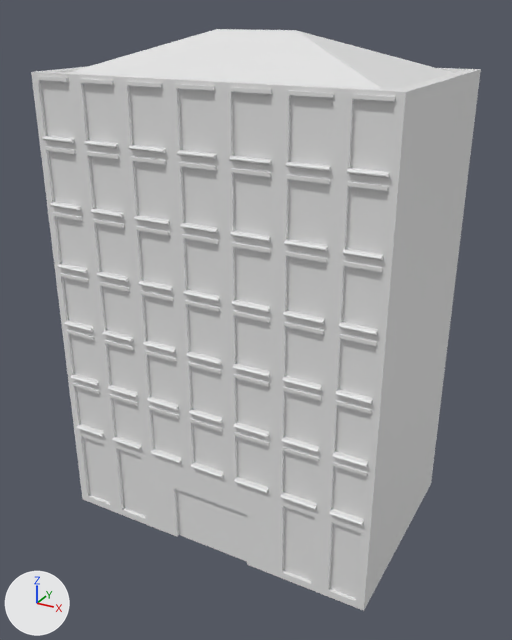
Two versions of the FBX model GGJ2019/Assets/Models/ShortPyramid.FBX, one commit apart.
One viewpoint serves both versions: a 50 mm camera at (0.44, -2.67, 2.31) aimed at (-0.99, -0.06, 1.0). Every picture has the same lights, and +X, +Y and +Z are marked at lower left. Where no turn or scale is listed for an object, it has been applied to the vertices.

Objects in the first picture: 'ShortPyramid'.
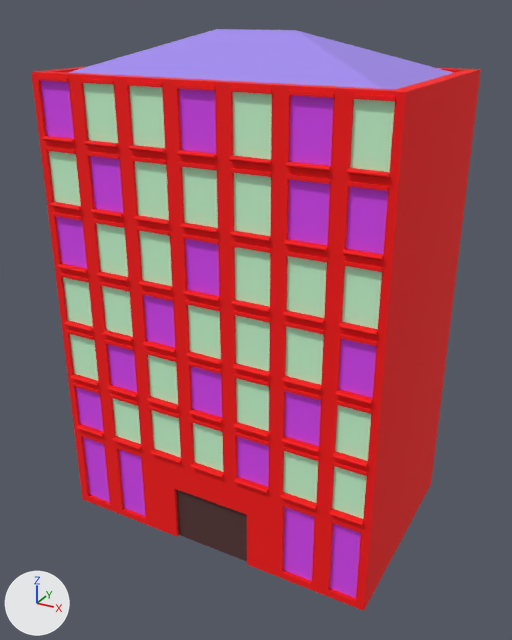
Changed parts and their boxes [x1, y1, x2, y2] in the pictures (512 x 640 px):
part 1 of me_mesh, recoloured (white to blue): [68, 29, 453, 90] in both
part 2 of me_mesh, recoloured (grey to red): [31, 67, 481, 611] in both
part 3 of me_mesh, recoloured (grey to purple): [40, 80, 388, 598] in both
part 4 of me_mesh, recoloured (grey to green): [49, 83, 395, 519] in both
part 5 of me_mesh, recoloured (grey to brown): [176, 489, 247, 561] in both

The change in detail:
Material '09 - Default.001' (mat_09___default_001) is new.
Its base color is (0.698, 0.0588, 0.933) (purple #da45f7).
Its roughness is 0.859.
Material '03 - Default.003' (mat_03___default_003) is new.
Its base color is (0.0902, 0.0314, 0.0314) (brown #553232).
Its roughness is 0.859.
Material '08 - Default.001' (mat_08___default_001) is new.
Its base color is (1.0, 0.0, 0.0) (red #ff0000).
Its roughness is 0.859.
Material '07 - Default' (mat_07___default) is new.
Its base color is (0.361, 0.263, 0.855) (blue #a28cee).
Its roughness is 0.859.
Material '02 - Default.002' (mat_02___default_002) is new.
Its base color is (0.588, 1.0, 0.655) (green #caffd4).
Its roughness is 0.859.
me_mesh has 1157 vertices, 2221 faces and spans x -1.77..-0.24, y -0.5..0.5, z 0.0..2.23.
me_mesh is used by ob_shortpyramid; location (0.0, -0.008, 0.0).
me_mesh part 1: all 6 faces centred in x -1.55..-0.47, y -0.29..0.3, z 2.11..2.17 switch from no material to mat_07___default (blue #a28cee).
me_mesh part 2: 2119 of the faces centred in x -1.77..-0.24, y -0.5..0.49, z 0.01..2.08 switch from no material to mat_08___default_001 (red #ff0000).
me_mesh part 3: 38 of the faces centred in x -1.68..-0.32, y -0.47, z 0.15..1.98 switch from no material to mat_09___default_001 (purple #da45f7).
me_mesh part 4: 54 of the faces centred in x -1.68..-0.32, y -0.47, z 0.53..1.98 switch from no material to mat_02___default_002 (green #caffd4).
me_mesh part 5: all 4 faces centred in x -1.12..-0.86, y -0.47, z 0.09..0.19 switch from no material to mat_03___default_003 (brown #553232).
